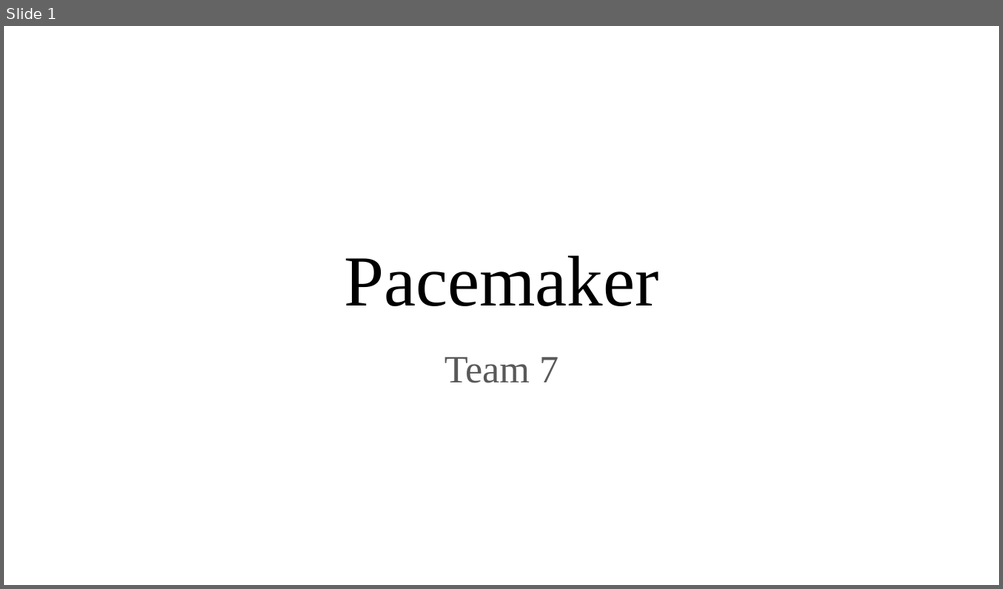
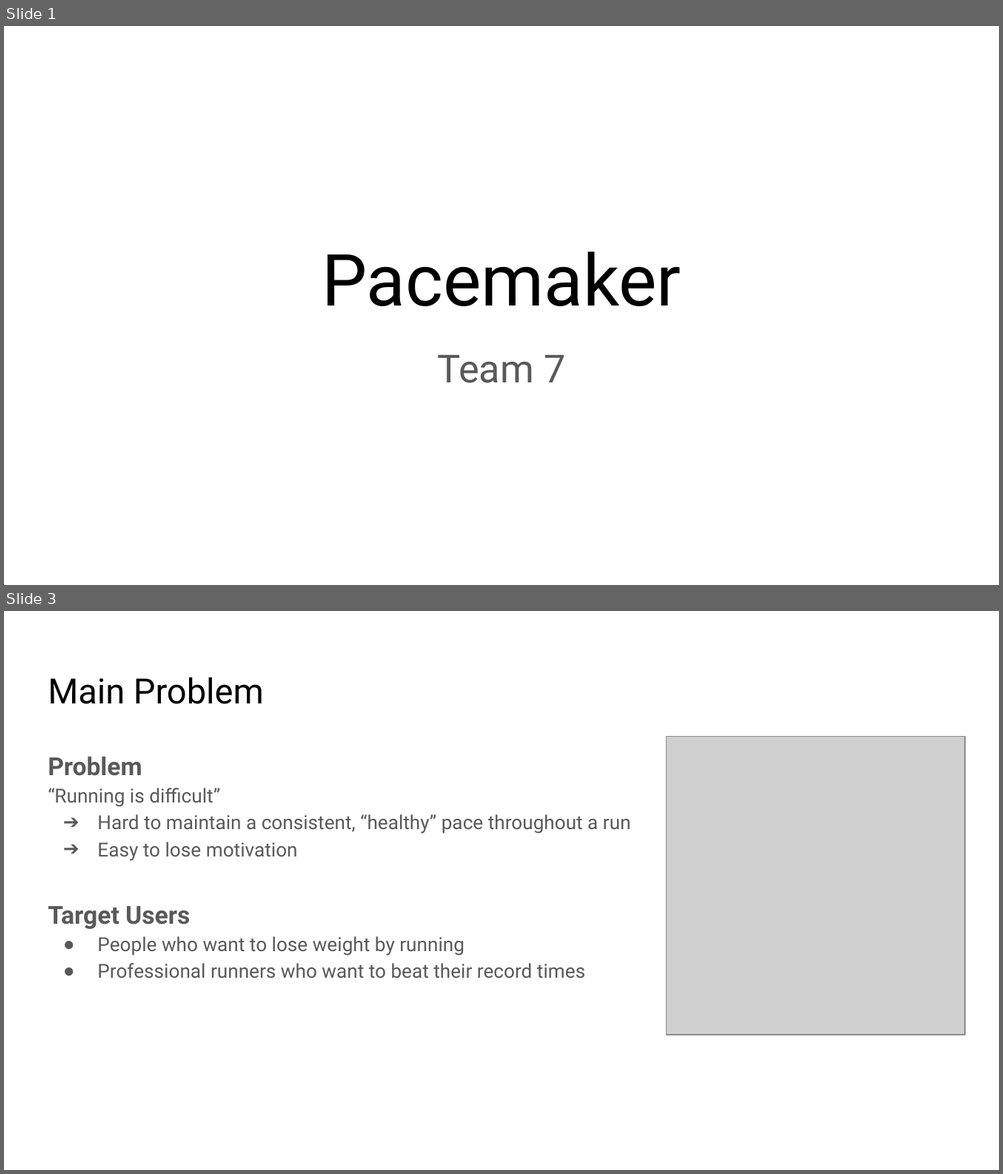
Before and after one commit to crazyboy9103/2021_2_MCA_team7, a slide deck: Project Proposal.pptx. Shown one above the other, each under a label of ours: slide 1 before the commit, slides 1 and 3 after it; the slides between them are not shown. The pictures are 1003x589 and 1003x1174 pixels, drawn with LibreOffice and Linux fonts; fonts in the diff are those of the drawing; grey boxes stand for pictures. Boxes give left, top, right and bottom in pixels: in the first picture for what was removed or moved away, otherwise in the second. Text is boxed around its words. In the diff, an @@ line names an element or a change of style, - is before the commit and + after.

```diff
--- a/Project Proposal.pptx
+++ b/Project Proposal.pptx
@@ slide 3 added at bbox=[4, 611, 999, 1170], background #FFFFFF @@
@@ title added at bbox=[48, 677, 264, 704], 25.2 pt, text #000000 @@
+Main Problem
@@ picture added at bbox=[666, 736, 964, 1035] @@
@@ text added at bbox=[48, 757, 631, 978], 14 pt, text #595959 @@
+Problem
+“Running is difficult”
+➔ Hard to maintain a consistent, “healthy” pace throughout a run
+➔ Easy to lose motivation
+Target Users
+● People who want to lose weight by running
+● Professional runners who want to beat their record times
@@ slide 1 changed as well @@
@@ title "Pacemaker" at bbox=[321, 252, 681, 306]: font Times New Roman to Roboto @@
@@ subtitle "Team 7" at bbox=[438, 355, 565, 383]: font Times New Roman to Roboto @@
```
Also in this commit, not shown: 4 other slides changed, 12 other slides added, 3 slides removed, 1 other file.
